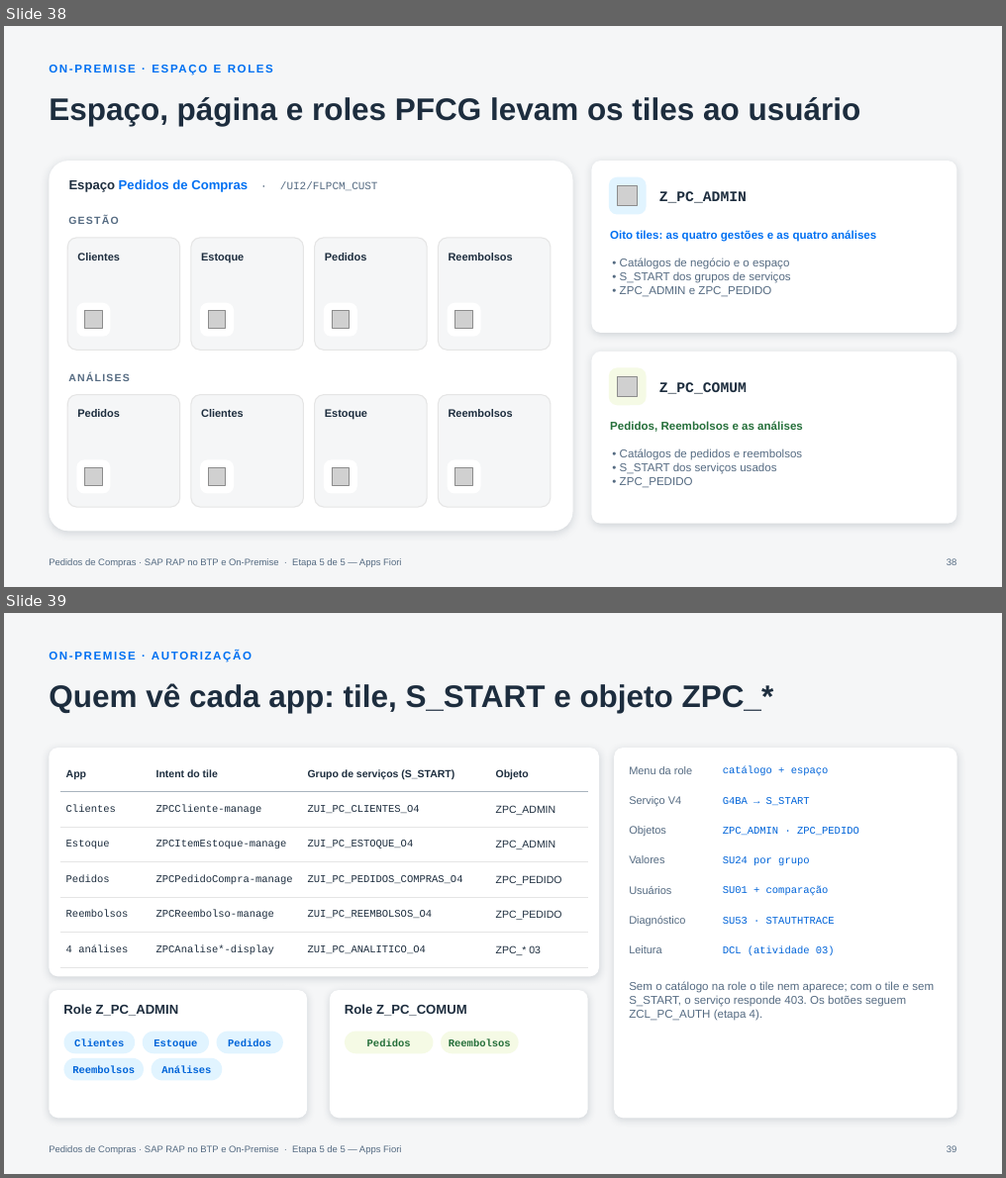
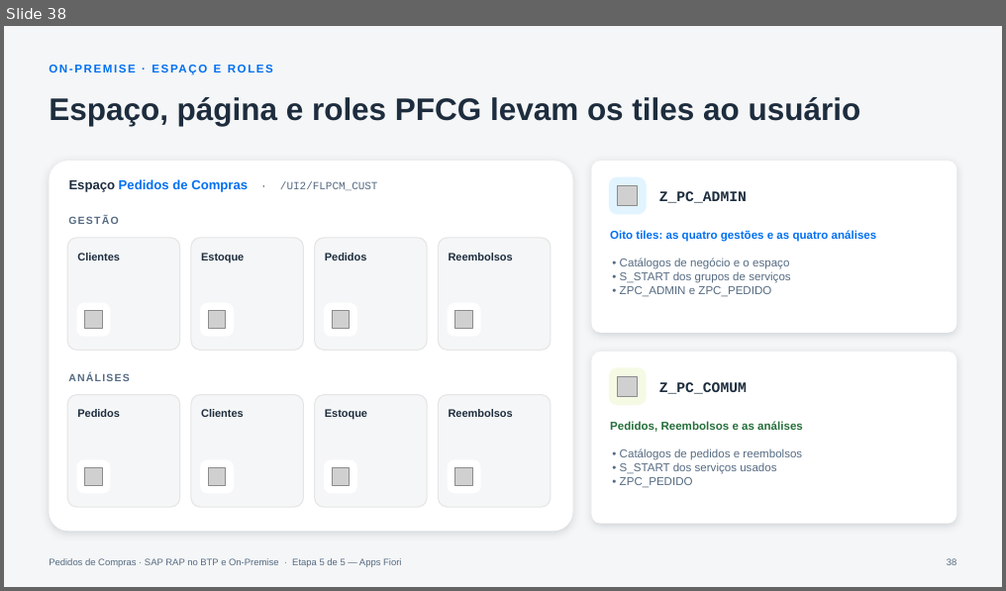
Before and after one commit to AdrianoBispo/sap-abap-rap-pedidos-de-compras-app, a slide deck: docs/apresentacoes/05-apps-fiori.pptx. Shown one above the other, each under a label of ours: slides 38 and 39 before the commit, slide 38 after it. The pictures are 1006x1178 and 1006x591 pixels, drawn with LibreOffice and Linux fonts; fonts in the diff are those of the drawing; grey boxes stand for pictures. Boxes give left, top, right and bottom in pixels: in the first picture for what was removed or moved away, otherwise in the second. Text is boxed around its words. In the diff, an @@ line names an element or a change of style, - is before the commit and + after.

```diff
--- a/docs/apresentacoes/05-apps-fiori.pptx
+++ b/docs/apresentacoes/05-apps-fiori.pptx
@@ slide 39 removed at box(4, 613, 1002, 1174), background #F5F6F7; not listed: 1 template element that a slide beside it also shows @@
@@ text removed at box(49, 651, 252, 663) @@
-ON-PREMISE · AUTORIZAÇÃO
@@ title removed at box(49, 683, 774, 713) @@
-Quem vê cada app: tile, S_START e objeto ZPC_*
@@ rounded rectangle removed at box(49, 748, 599, 977) @@
@@ table removed at box(60, 757, 588, 959), 6 rows, 4 columns @@
-App | Intent do tile | Grupo de serviços (S_START) | Objeto
-Clientes | ZPCCliente-manage | ZUI_PC_CLIENTES_O4 | ZPC_ADMIN
-Estoque | ZPCItemEstoque-manage | ZUI_PC_ESTOQUE_O4 | ZPC_ADMIN
-Pedidos | ZPCPedidoCompra-manage | ZUI_PC_PEDIDOS_COMPRAS_O4 | ZPC_PEDIDO
-Reembolsos | ZPCReembolso-manage | ZUI_PC_REEMBOLSOS_O4 | ZPC_PEDIDO
-4 análises | ZPCAnalise*-display | ZUI_PC_ANALITICO_O4 | ZPC_* 03
@@ rounded rectangle removed at box(614, 748, 957, 1118) @@
@@ text removed at box(629, 766, 692, 774) @@
-Menu da role
@@ text removed at box(723, 766, 829, 776) @@
-catálogo + espaço
@@ text removed at box(629, 796, 681, 806) @@
-Serviço V4
@@ text removed at box(723, 797, 810, 805) @@
-G4BA → S_START
@@ text removed at box(629, 826, 666, 836) @@
-Objetos
@@ text removed at box(723, 827, 859, 835) @@
-ZPC_ADMIN · ZPC_PEDIDO
@@ text removed at box(629, 856, 664, 863) @@
-Valores
@@ text removed at box(723, 857, 809, 865) @@
-SU24 por grupo
@@ text removed at box(629, 886, 671, 894) @@
-Usuários
@@ text removed at box(723, 886, 829, 896) @@
-SU01 + comparação
@@ text removed at box(629, 916, 685, 926) @@
-Diagnóstico
@@ text removed at box(723, 917, 835, 924) @@
-SU53 · STAUTHTRACE
@@ text removed at box(629, 946, 661, 954) @@
-Leitura
@@ text removed at box(723, 947, 835, 957) @@
-DCL (atividade 03)
@@ rounded rectangle removed at box(49, 990, 307, 1118) @@
@@ rounded rectangle removed at box(330, 990, 588, 1118) @@
@@ text removed at box(629, 982, 934, 1021) @@
-Sem o catálogo na role o tile nem aparece; com o tile e sem S_START, o serviço responde 403. Os botões seguem ZCL_PC_AUTH (etapa 4).
@@ text removed at box(63, 1004, 179, 1016) @@
-Role Z_PC_ADMIN
@@ text removed at box(345, 1004, 467, 1016) @@
-Role Z_PC_COMUM
@@ rounded rectangle removed at box(63, 1032, 135, 1054) @@
-Clientes
@@ rounded rectangle removed at box(143, 1032, 209, 1054) @@
-Estoque
@@ rounded rectangle removed at box(217, 1032, 283, 1054) @@
-Pedidos
@@ rounded rectangle removed at box(345, 1032, 433, 1054) @@
-Pedidos
@@ rounded rectangle removed at box(441, 1032, 519, 1054) @@
-Reembolsos
@@ rounded rectangle removed at box(63, 1059, 144, 1081) @@
-Reembolsos
@@ rounded rectangle removed at box(152, 1059, 223, 1081) @@
-Análises
@@ page number removed at box(946, 1146, 957, 1153) @@
-39
```
Also in this commit, not shown: 1 other slide removed.
